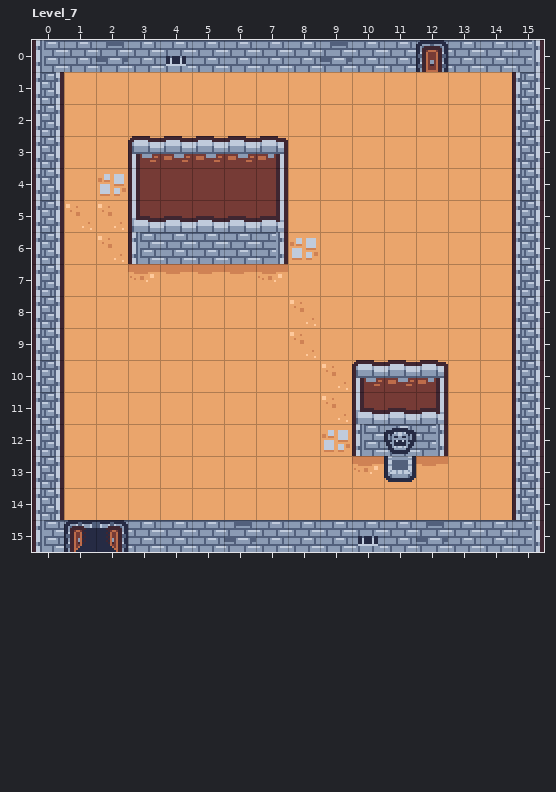
Two states of a LDtk project, resources/ldtk-levels/test1.ldtk. Above is the file before it was changed.
Cells are 16x16 px. Shown: Level_7 x 0..15, y 0..15. The commit also changed other parts of the map, which this record leaves out.
After the commit:
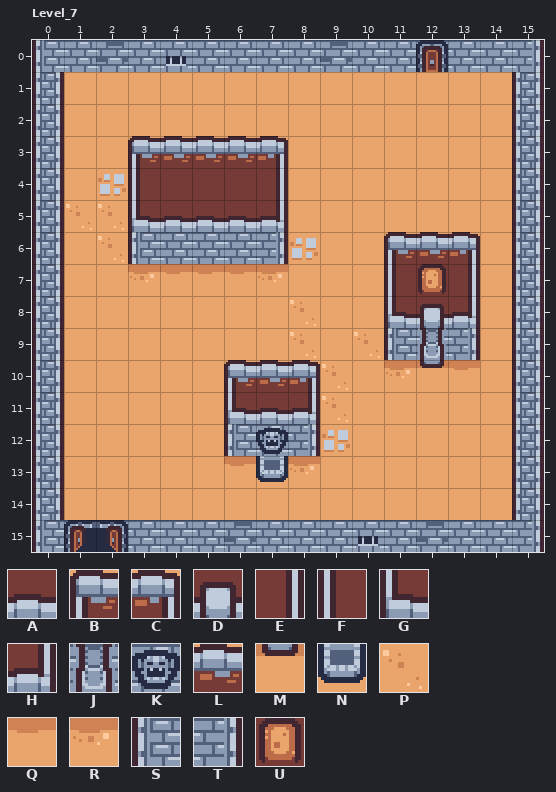
Key: from "Dungeon": A 2, B 4, C 5, D 6, E 13, F 15, G 16, H 17, J 18, K 19, L 26, M 30, N 31, P 49, Q 50, R 51, S 57, T 59, U 0 under 66.
_ is an empty cell.
Tiles replaced or removed in this view: A, B, C, G, H, K, L, N, Q, R, S, T.
Change:
Changed rows in their new state; . is an unchanged cell.
Layer "Walls":
first column x 6:
 6 .....BLC
 7 .....FUE
 8 .....GDH
 9 ....PSJT
10 BLC._RMQ
11 GAH.___.
12 SKT.___.
13 QNR.___.
Where, in picture pixels (left, top, right, bottom), the same in both pictures:
changed: (352, 232, 480, 482)
added: (224, 360, 320, 482)
